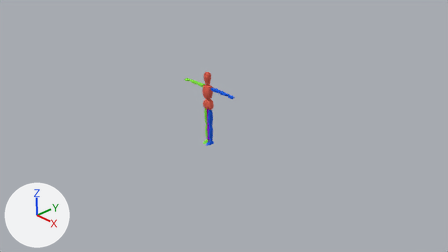
One commit to the Blender file Various Tests and Scripts/Assets/Own Stuff/SL Rigged Doll.blend: the scene before it, then after it.
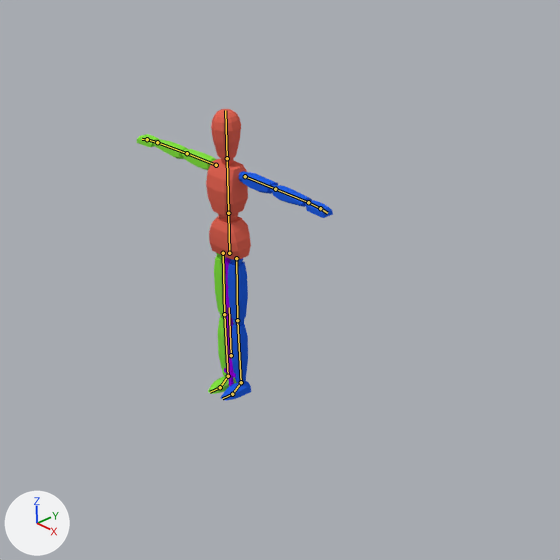
Old and new are each drawn from the file's camera 'Camera' and again close up on the part from 34% to 65% of the width and 17% to 74% of the height. Arrows for +X, +Y and +Z are at lower left; the lights stay in place. The bones that bend it are drawn over the model as lines in the close-ups.

The first close-up shows 'Cube', 'Sword'.
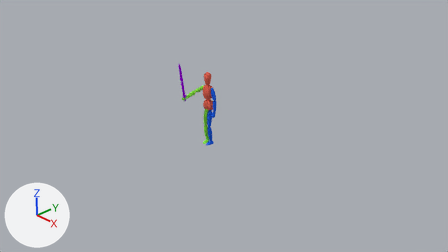
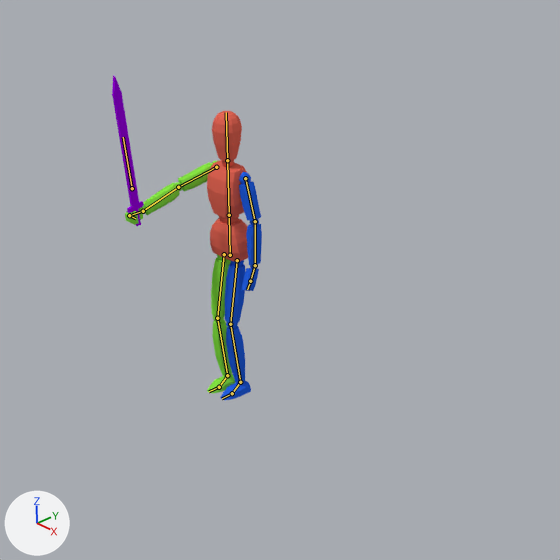
The newer file adds an action. The first version stands in its rest pose; the second is drawn at frame 1 of the action 'Sword_Sheathe'.

Location of each change, [x1, y1, x2, y2] in pixels of the close-ups (560 x 560 px):
'Cube', posed (30% narrower): before [137, 109, 333, 401]; after [125, 111, 262, 400]
'Sword', posed: before [224, 257, 236, 386]; after [112, 76, 144, 226]
bone 'Hip', root to tip: before (229, 253) to (228, 213); after (230, 255) to (229, 215)
bone 'Upper Arm.L', root to tip: before (245, 176) to (275, 189); after (245, 178) to (255, 221)
bone 'Lower Arm.L', root to tip: before (275, 189) to (308, 202); after (255, 221) to (255, 265)
bone 'Hand.L', root to tip: before (308, 202) to (320, 208); after (255, 265) to (250, 281)
bone 'Upper Arm.R', root to tip: before (216, 165) to (187, 153); after (216, 167) to (178, 187)
bone 'Lower Arm.R', root to tip: before (187, 153) to (157, 142); after (178, 187) to (143, 211)
bone 'Hand.R', root to tip: before (157, 142) to (147, 139); after (143, 211) to (129, 215)
bone 'Fingers.R', root to tip: before (147, 139) to (142, 139); after (129, 215) to (135, 218)
bone 'Sword Bone', root to tip: before (231, 355) to (229, 307); after (132, 188) to (123, 137)

What the commit changed:
Bone 'Hip' (bone_hip) moves from (0.0, 0.0, 0.0) to (0.006, -0.009, 0.001).
Bone 'Upper Arm.L' (bone_upper_arm_l) turns from (0, 0, 0) to (-74, 0, 0) degrees about its own x, y and z.
Bone 'Lower Arm.L' (bone_lower_arm_l) turns from (0, 0, 0) to (-13, -1, -3) degrees about its own x, y and z.
Bone 'Hand.L' (bone_hand_l) turns from (0, 0, 0) to (-1, 0, -17) degrees about its own x, y and z.
Bone 'Upper Arm.R' (bone_upper_arm_r) turns from (0, 0, 0) to (-74, 71, 0) degrees about its own x, y and z.
Bone 'Lower Arm.R' (bone_lower_arm_r) turns from (0, 0, 0) to (-13, 1, 3) degrees about its own x, y and z.
Bone 'Hand.R' (bone_hand_r) turns from (0, 0, 0) to (-1, 0, 17) degrees about its own x, y and z.
Bone 'Fingers.R' (bone_fingers_r) turns from (0, 0, 0) to (-86, -5, -11) degrees about its own x, y and z.
Bone 'Sword Bone' (bone_sword_bone) moves from (0.0, 0.0, 0.0) to (-0.156, 1.154, 0.521).
Bone 'Sword Bone' (bone_sword_bone) turns from (0, 0, 0) to (89, 83, 89) degrees about its own x, y and z.
Bone 'Leg IK.R' (bone_leg_ik_r) moves from (0.0, 0.0, 0.0) to (-0.007, 0.0, 0.0).
